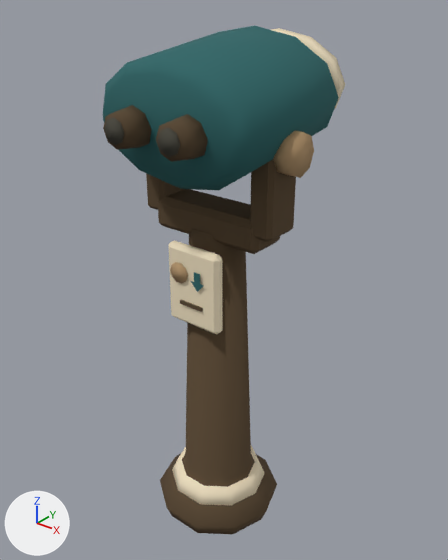
The Blender file tools/art/source/lookout_431/lookout_telescope.blend: old version first, new version second.
The view is the same before and after, from a camera (50 mm lens) standing at (1.119, -1.365, 1.75) and looking at (-0.01, 0.047, 0.875). Arrows for +X, +Y and +Z are at lower left; the lights stay in place. The picture after the commit comes second.

Names of what the first picture shows: 'Coin insertion arrow', 'Coin pictogram', 'Coin slot', 'Front cream lens surround', 'Head pivot transverse support', 'Heavy but compact pedestal base', 'Pedestal warm stone collar', 'Plain coin plate', 'Rounded broad viewer head', 'Side pivot knob', 'Two rear eyepieces', 'Two rear eyepieces.001', 'U-shaped telescope cradle', 'U-shaped telescope cradle.001' and 2 more.
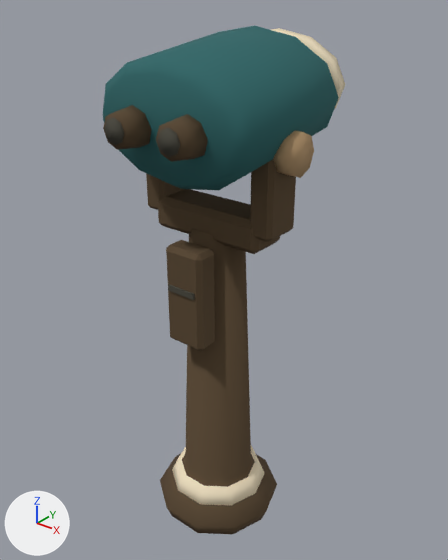
Pixel boxes (x1, y1, x2, y2) of what changed, in the pictures (448 x 560 px):
'Narrow vertical coin box', added (brown)
    after: (166, 240, 215, 351)
'Plain coin plate', deleted (beige)
    before: (169, 240, 222, 334)
'Coin pictogram', deleted
    before: (170, 262, 188, 284)
'Single horizontal coin slot', added
    after: (168, 284, 195, 300)
'Coin insertion arrow', deleted
    before: (191, 272, 204, 292)
'Coin slot', deleted
    before: (180, 300, 203, 312)

The change, as a diff of the scene's bpy script:
```diff
--- a/tools/art/source/lookout_431/lookout_telescope.blend.py
+++ b/tools/art/source/lookout_431/lookout_telescope.blend.py
@@ me_cube_005_1 @@
+me_cube_005_1.from_pydata(...)  # a box spanning x -0.05..0.05, y -0.003..0.003, z -0.009..0.009
+me_cube_005_1.materials.append(mat_drain)  # dark grey #4e4c43
@@ me_cube_004_1 @@
+me_cube_004_1.from_pydata(...)  # a box spanning x -0.07..0.07, y -0.04..0.04, z -0.16..0.16
+me_cube_004_1.materials.append(mat_metal)  # brown #5d4c38
@@ ob_coin_pictogram @@
-ob_coin_pictogram = bpy.data.objects.new('Coin pictogram', me_coin_pictogram)
-ob_coin_pictogram.parent = ob_lookout_telescope___installation_pivot
-ob_coin_pictogram.location = (-0.044, -0.126, 0.955)
-ob_coin_pictogram.rotation_euler = (1.571, 0.0, 0.0)  # degrees (90, 0, 0)
@@ ob_coin_insertion_arrow @@
-ob_coin_insertion_arrow = bpy.data.objects.new('Coin insertion arrow', me_coin_insertion_arrow)
-ob_coin_insertion_arrow.parent = ob_lookout_telescope___installation_pivot
-ob_coin_insertion_arrow.location = (0.0, 0.0, 0.0)
@@ ob_plain_coin_plate @@
-ob_plain_coin_plate = bpy.data.objects.new('Plain coin plate', me_cube_004)
-ob_plain_coin_plate.parent = ob_lookout_telescope___installation_pivot
-ob_plain_coin_plate.location = (0.0, -0.104, 0.91)
-_m = ob_plain_coin_plate.modifiers.new('Soft edge', 'BEVEL')
-_m.width = 0.0133
-_m.width_pct = 0.0133
-_m = ob_plain_coin_plate.modifiers.new('Weighted corner normals', 'WEIGHTED_NORMAL')
-_m.keep_sharp = True
@@ ob_coin_slot @@
-ob_coin_slot = bpy.data.objects.new('Coin slot', me_cube_005)
-ob_coin_slot.parent = ob_lookout_telescope___installation_pivot
-ob_coin_slot.location = (0.0, -0.126, 0.857)
@@ ob_single_horizontal_coin_slot @@
+ob_single_horizontal_coin_slot = bpy.data.objects.new('Single horizontal coin slot', me_cube_005_1)
+ob_single_horizontal_coin_slot.parent = ob_lookout_telescope___installation_pivot
+ob_single_horizontal_coin_slot.location = (0.0, -0.168, 0.92)
@@ ob_narrow_vertical_coin_box @@
+ob_narrow_vertical_coin_box = bpy.data.objects.new('Narrow vertical coin box', me_cube_004_1)
+ob_narrow_vertical_coin_box.parent = ob_lookout_telescope___installation_pivot
+ob_narrow_vertical_coin_box.location = (0.0, -0.125, 0.89)
+_m = ob_narrow_vertical_coin_box.modifiers.new('Soft edge', 'BEVEL')
+_m.width = 0.014
+_m.width_pct = 0.014
+_m = ob_narrow_vertical_coin_box.modifiers.new('Weighted corner normals', 'WEIGHTED_NORMAL')
+_m.keep_sharp = True
```
